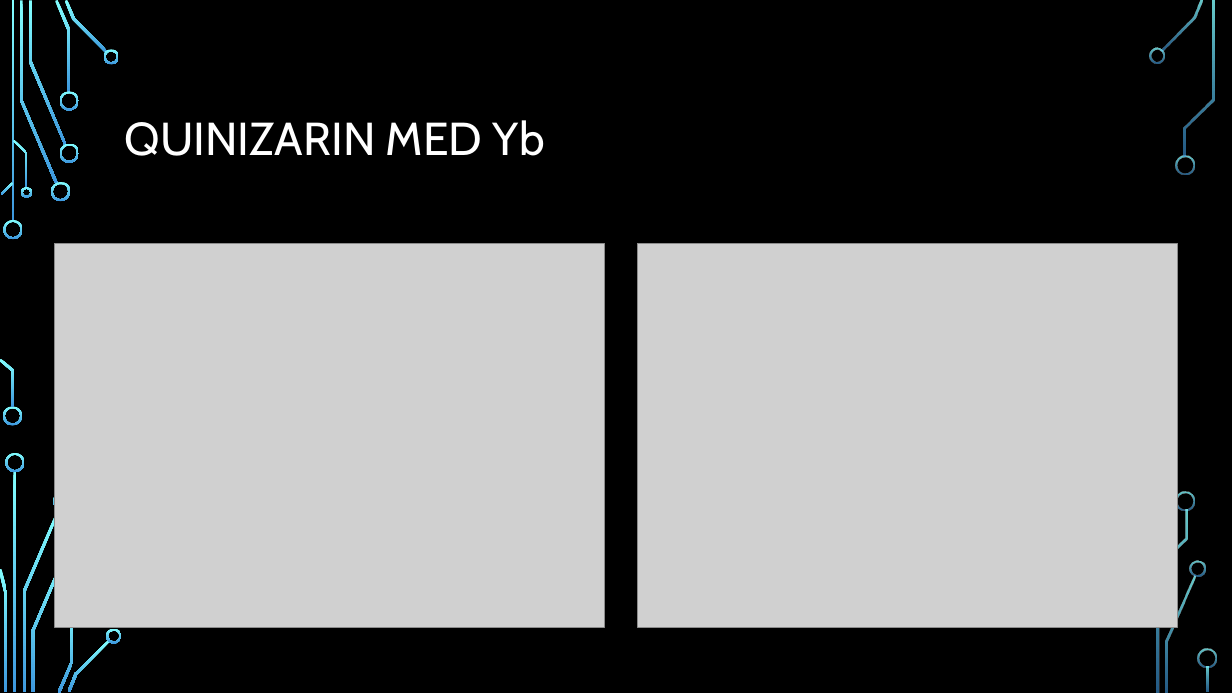
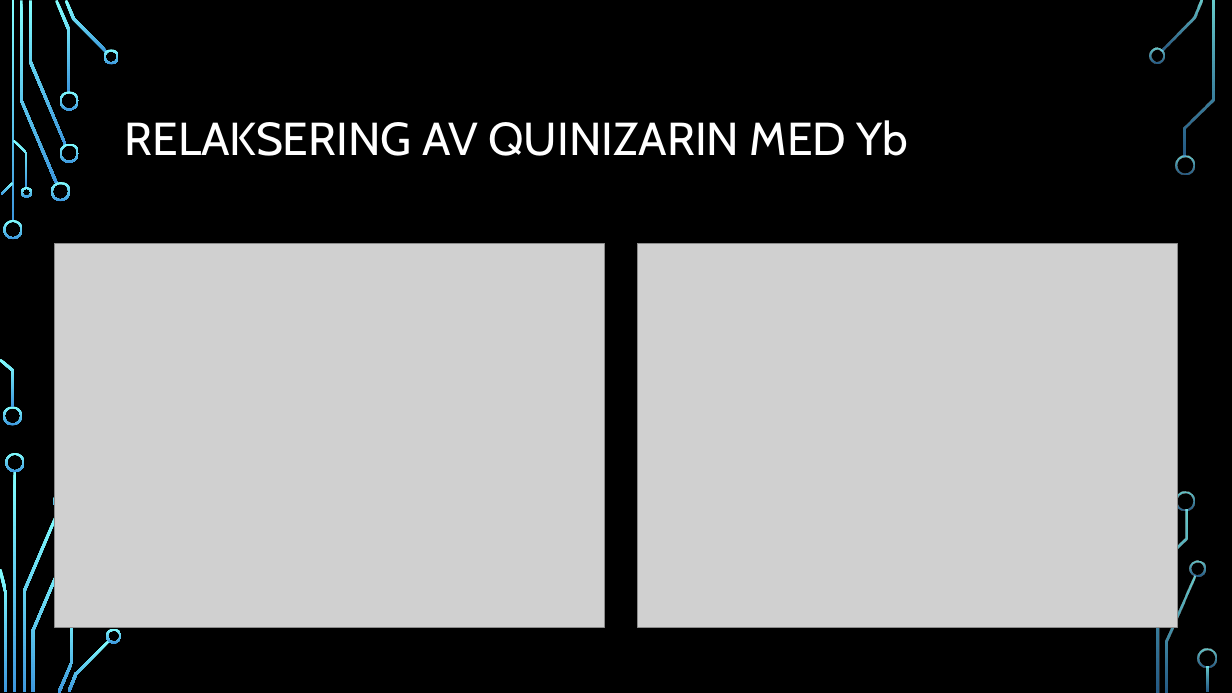
Before and after one commit to alexanjk/FYS-MENA4111-projectH20, a slide deck: slide 12 of Quinizarin som en organisk sensitizer I et tynnfilm.pptx. Drawn at 1232x693 pixels with LibreOffice and Linux fonts; fonts in the diff are those of the drawing; grey boxes stand for pictures; background and template pictures are left out. Boxes give left, top, right and bottom in pixels: in the first picture for what was removed or moved away, otherwise in the second. Text is boxed around its words. In the diff, an @@ line names an element or a change of style, - is before the commit and + after.

```diff
--- a/Quinizarin som en organisk sensitizer I et tynnfilm.pptx
+++ b/Quinizarin som en organisk sensitizer I et tynnfilm.pptx
@@ title at (125,120,909,156): text changed @@
-QUINIZARIN MED Yb
+RELAKSERING AV QUINIZARIN MED Yb
```
Also in this commit, not shown: 3 other slides changed.
